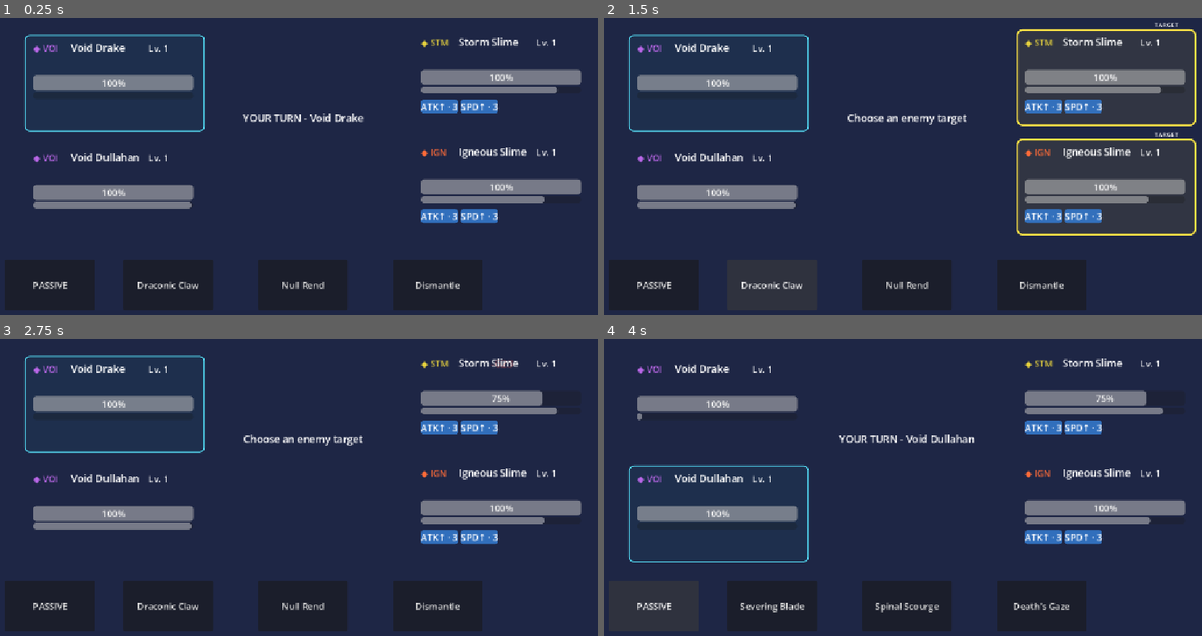
Above: before the commit, frames 1-4 (two rows, left to right).
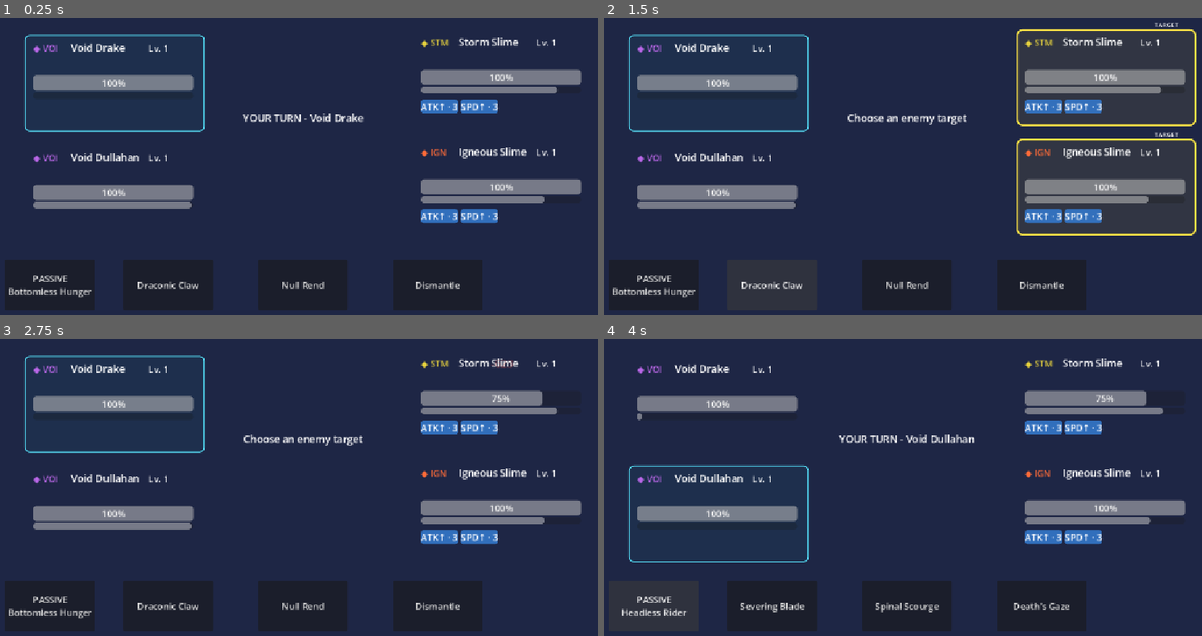
Above: after the commit, the same moments.

Repository: Akharyuu/monster-rpg
Game: Godot game, scene res://scenes/battle/battle_screen.tscn
Same seed, same stepped clock (60 frames per second), same inputs: the game is played once before the commit and once after it.
Inputs (mouse positions are in pixels of both pictures, inside the frame that each line leads up to):
- Up to frame 1 (0.25 s): no input
- Up to frame 2 (1.5 s): click "PASSIVE" (after the commit: "PASSIVE Bottomless Hunger") at 0.5 s; click "Draconic Claw" at 1.25 s
- Up to frame 3 (2.75 s): click (502, 398) at 2.02 s
- Up to frame 4 (4 s): click "Null Rend" at 2.75 s; click "PASSIVE" (after the commit: "PASSIVE Headless Rider") at 3.5 s

The runs differ from the first frame. In frame 1, 0.4% of the frame differs, in the area x 1-16%, y 86-95%; in frame 2, 0.4%; in frame 3, 0.4%; in frame 4, 0.3%.

Commit message:
Show passive descriptions for active allied monsters

Diff:
--- a/godot/scenes/battle/battle_screen.gd
+++ b/godot/scenes/battle/battle_screen.gd
@@ -12,6 +12,7 @@
     "res://scripts/factories/status_effect_factory.gd"
 )
 
+@onready var passive_button = $"Passive Button"
 @onready var skill_1_button = $"Skill 1 Button"
 @onready var skill_2_button = $"Skill 2 Button"
 @onready var skill_3_button = $"Skill 3 Button"
@@ -560,6 +561,8 @@
 
 
 func update_skill_buttons() -> void:
+    _update_passive_button()
+
     var buttons := [
         skill_1_button,
         skill_2_button,
@@ -606,6 +609,33 @@
         )
 
 
+func _update_passive_button() -> void:
+    if (
+        battle_controller.active_monster == null
+        or battle_controller.active_monster not in allies
+    ):
+        passive_button.text = "PASSIVE"
+        passive_button.set_tooltip_passive({})
+        passive_button.visible = false
+        return
+
+    var passive_data: Dictionary = (
+        battle_controller.active_monster.passive_tooltip
+    )
+
+    if passive_data.is_empty():
+        passive_button.text = "PASSIVE"
+        passive_button.set_tooltip_passive({})
+        passive_button.visible = false
+        return
+
+    passive_button.visible = true
+    passive_button.text = "PASSIVE\n%s" % str(
+        passive_data.get("name", "")
+    )
+    passive_button.set_tooltip_passive(passive_data)
+
+
 func set_target_selection(enabled: bool) -> void:
     for hud in enemy_huds:
         hud.set_target_mode(
